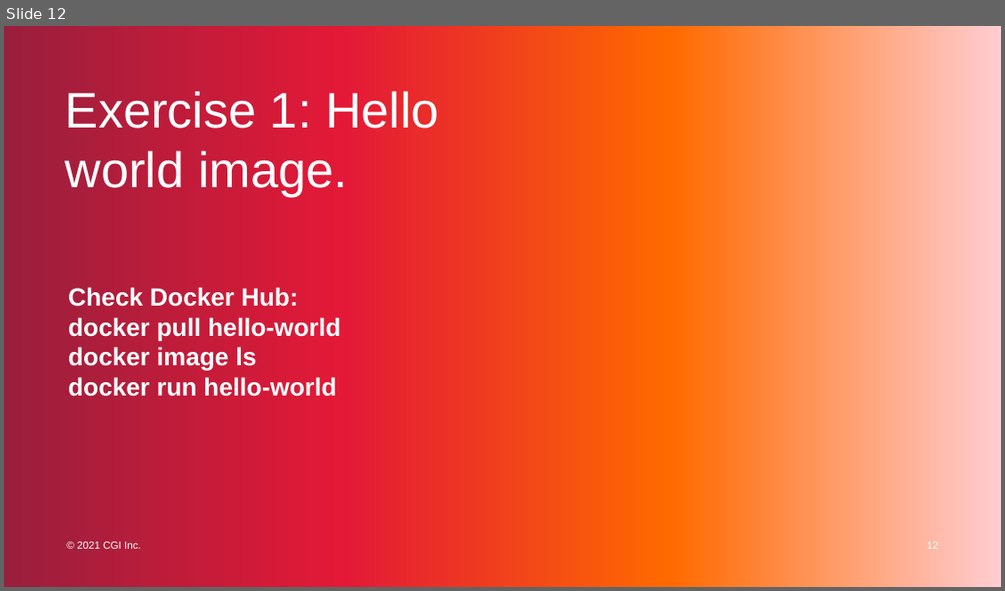
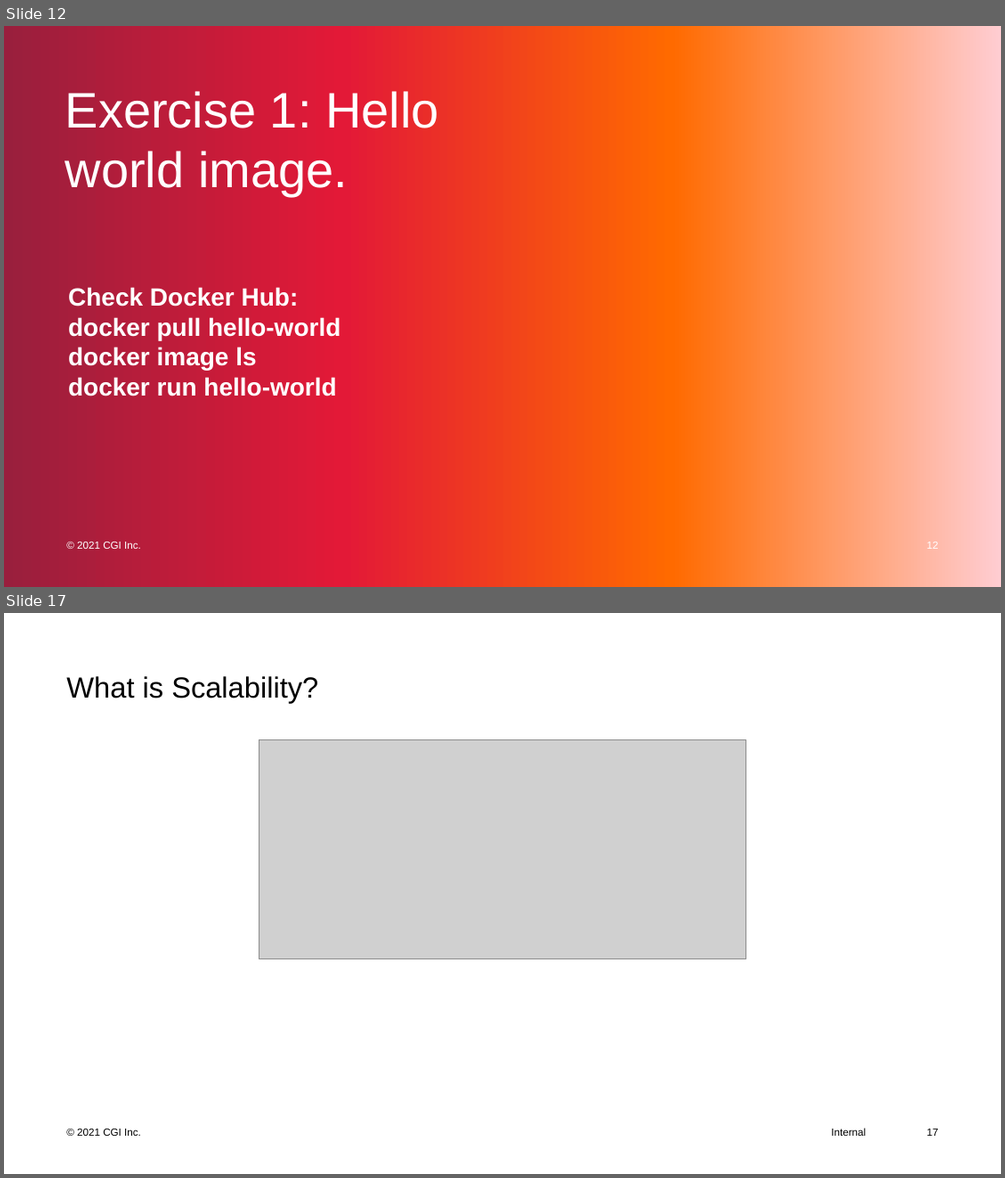
Before and after one commit to favna/docker-workshop, a slide deck: GC_Docker_2022.pptx. Shown one above the other, each under a label of ours: slide 12 before the commit, slides 12 and 17 after it; the slides between them are not shown. The pictures are 1005x591 and 1005x1178 pixels, drawn with LibreOffice and Linux fonts; fonts in the diff are those of the drawing; grey boxes stand for pictures. Boxes give left, top, right and bottom in pixels: in the first picture for what was removed or moved away, otherwise in the second. Text is boxed around its words. In the diff, an @@ line names an element or a change of style, - is before the commit and + after.

```diff
--- a/GC_Docker_2022.pptx
+++ b/GC_Docker_2022.pptx
@@ slide 17 added at <box>4,613,1001,1174</box>, background #FFFFFF; not listed: 1 template element that a slide beside it also shows @@
@@ title added at <box>66,676,318,703</box>, 28 pt, text #000000 @@
+What is Scalability?
@@ picture added at <box>259,739,745,958</box> @@
@@ text added at <box>831,1127,866,1135</box>, 10 pt, text #000000 @@
+Internal
@@ page number added at <box>927,1128,938,1135</box>, 10 pt, text #000000 @@
+17
```
Also in this commit, not shown: 9 other slides added.
